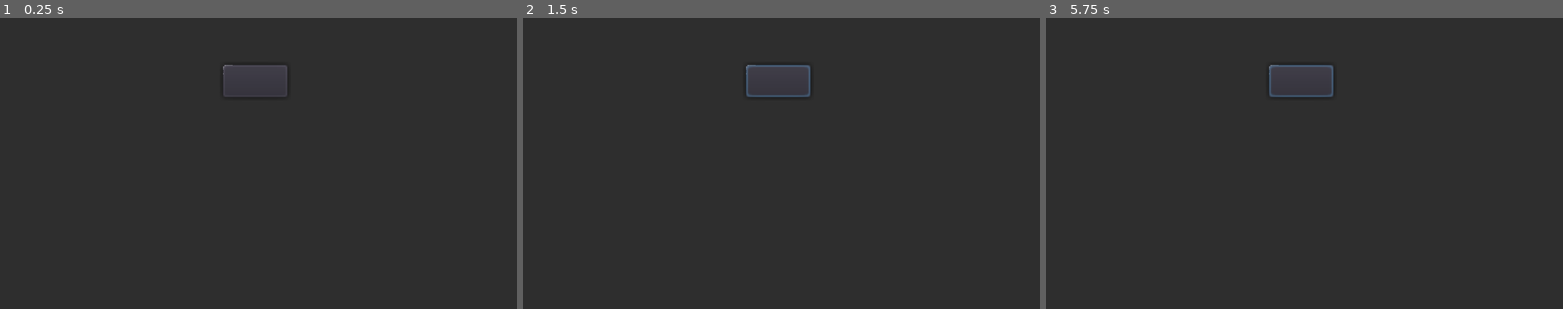
Above: before the commit, frames 1-3 (left to right).
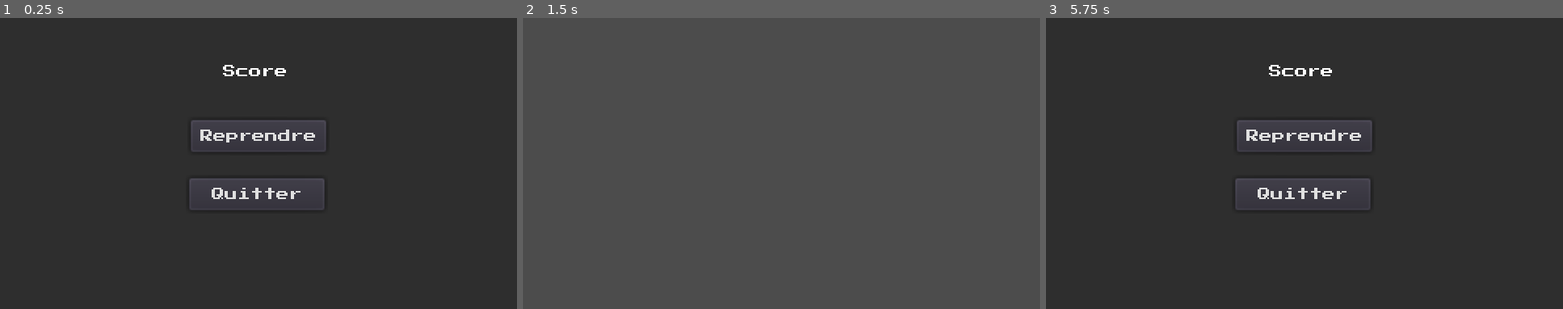
Above: after the commit, the same moments.

Repository: KevCoorp/Qube-Dash
Game: Godot game, scene res://Level/PauseMenu.tscn
Two runs of this game, one before a commit and one after it. Both use one fixed random seed, a clock stepped at 60 frames per second and the inputs below. This scene is started directly instead of the project's main scene.
Inputs (mouse positions are in pixels of both pictures, inside the frame that each line leads up to):
- Up to frame 1 (0.25 s): no input
- Up to frame 2 (1.5 s): click (776, 82) at 0.52 s; click (781, 137) at 1.25 s, where only the run after the commit has a clickable "Reprendre"
- Up to frame 3 (5.75 s): tap Enter at 2, 3.5, 5 s; hold D (ui_right) 2.03-3.53 s; tap Space (ui_up) at 2.27, 2.75, 3.02, 4.25, 4.52, 5.27 s; hold Q (ui_left) 3.53-4.28 s; hold D (ui_right) from 4.28 s (still down); tap Escape (ui_escape, bound only after the commit) at 5.65 s

The runs differ from the first frame. In frame 1, 2.2% of the frame differs, in the area x 36-63%, y 16-66%; in frame 2, 99%, in the area x 0-100%, y 0-100%; in frame 3, 2.4%.

Commit message:
improve menu + add debug levels

Diff:
--- a/Level/PauseMenu.tscn
+++ b/Level/PauseMenu.tscn
@@ -1,14 +1,20 @@
-[gd_scene load_steps=3 format=2]
+[gd_scene load_steps=5 format=2]
 
 [ext_resource path="res://HUD/Fonts/PressStart2P-Regular.ttf" type="DynamicFontData" id=1]
+[ext_resource path="res://Script/PauseMenu.gd" type="Script" id=2]
 
 [sub_resource type="DynamicFont" id=1]
 size = 8
 font_data = ExtResource( 1 )
 
-[node name="Pause" type="Control"]
+[sub_resource type="DynamicFont" id=2]
+size = 8
+font_data = ExtResource( 1 )
+
+[node name="PauseMenu" type="Control"]
 anchor_right = 1.0
 anchor_bottom = 1.0
+script = ExtResource( 2 )
 
 [node name="Overlay" type="ColorRect" parent="."]
 anchor_right = 1.0
@@ -23,12 +29,21 @@
 custom_fonts/font = SubResource( 1 )
 text = "Score"
 
-[node name="VBoxContainer" type="VBoxContainer" parent="."]
-margin_left = 138.0
-margin_top = 29.0
-margin_right = 178.0
-margin_bottom = 69.0
+[node name="ResumeButton" type="Button" parent="Overlay"]
+margin_left = 118.0
+margin_top = 63.0
+margin_right = 202.0
+margin_bottom = 83.0
+custom_fonts/font = SubResource( 2 )
+text = "Reprendre"
 
-[node name="Button" type="Button" parent="VBoxContainer"]
-margin_right = 40.0
-margin_bottom = 20.0
+[node name="ExitButton" type="Button" parent="Overlay"]
+margin_left = 117.0
+margin_top = 99.0
+margin_right = 201.0
+margin_bottom = 119.0
+custom_fonts/font = SubResource( 2 )
+text = "Quitter"
+
+[connection signal="pressed" from="Overlay/ResumeButton" to="." method="_on_ResumeButton_pressed"]
+[connection signal="pressed" from="Overlay/ExitButton" to="." method="_on_ExitButton_pressed"]
--- a/Player.gd
+++ b/Player.gd
@@ -44,12 +44,14 @@
 			if velocity.y > 0:
 				velocity.y += ADDITIONAL_FALL_GRAVITY
 
+	# DEBUG
+	if Input.is_action_pressed("ui_escape"):
+		get_tree().change_scene("res://Level/Level2.tscn")
+
 
 	velocity = move_and_slide(velocity, Vector2.UP)
 
 	velocity.x = lerp(velocity.x,0,0.2)
-
-
 
 # Fonctions
 
@@ -76,7 +78,3 @@
 
 func _add_coin():
 	coins += 1
-
-
-func _on_death_timer_timeout():
-	get_tree().reload_current_scene()
--- /dev/null
+++ b/Script/PauseMenu.gd
@@ -0,0 +1,19 @@
+extends Control
+
+var is_paused: bool = false
+
+func set_is_paused(value):
+	is_paused=value
+	get_tree().paused=is_paused
+	visible=is_paused
+
+func _unhandled_input(event):
+	if event.is_action("ui_escape"):
+		set_is_paused(!is_paused)
+
+
+func _on_ResumeButton_pressed():
+	set_is_paused(false)
+
+func _on_ExitButton_pressed():
+	get_tree().quit()
--- a/project.godot
+++ b/project.godot
@@ -80,6 +80,11 @@
 , Object(InputEventJoypadButton,"resource_local_to_scene":false,"resource_name":"","device":0,"button_index":12,"pressure":0.0,"pressed":false,"script":null)
  ]
 }
+ui_escape={
+"deadzone": 0.5,
+"events": [ Object(InputEventKey,"resource_local_to_scene":false,"resource_name":"","device":0,"alt":false,"shift":false,"control":false,"meta":false,"command":false,"pressed":false,"scancode":16777217,"physical_scancode":0,"unicode":0,"echo":false,"script":null)
+ ]
+}
 
 [layer_names]
 
